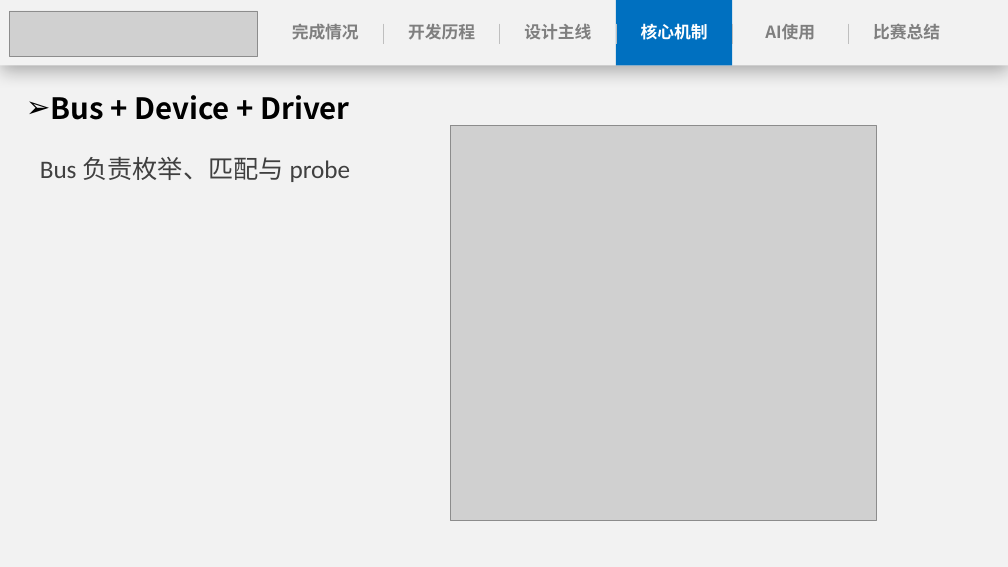
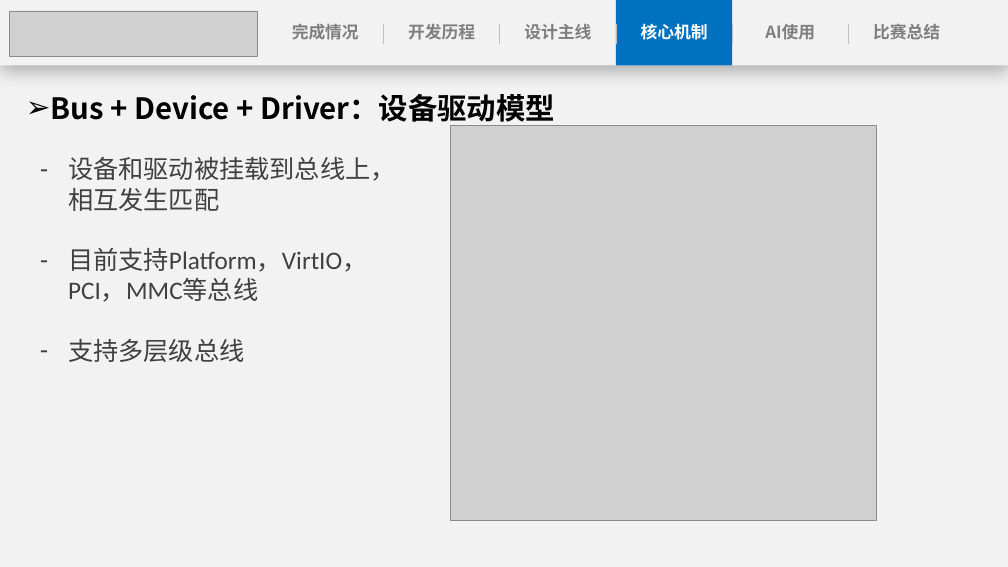
Before and after one commit to anemone-os/anemone, a slide deck: slide 20 of report/ppt/Anemone决赛演示文稿.pptx (slide 24 before the commit). Drawn at 1008x567 pixels with LibreOffice and Linux fonts; fonts in the diff are those of the drawing; grey boxes stand for pictures. Boxes give left, top, right and bottom in pixels: in the first picture for what was removed or moved away, otherwise in the second. Text is boxed around its words. In the diff, an @@ line names an element or a change of style, - is before the commit and + after.

```diff
--- a/report/ppt/Anemone决赛演示文稿.pptx
+++ b/report/ppt/Anemone决赛演示文稿.pptx
@@ text at (50,94,555,127): text changed @@
-➢ Bus + Device + Driver
+➢ Bus + Device + Driver：设备驱动模型
@@ text at (68,157,396,362): text changed @@
-Bus 负责枚举、匹配与 probe
+– 设备和驱动被挂载到总线上，相互发生匹配
+– 目前支持Platform，VirtIO，PCI，MMC等总线
+– 支持多层级总线
```
Also in this commit, not shown: 20 other slides changed, 1 slide added, 8 slides removed.
